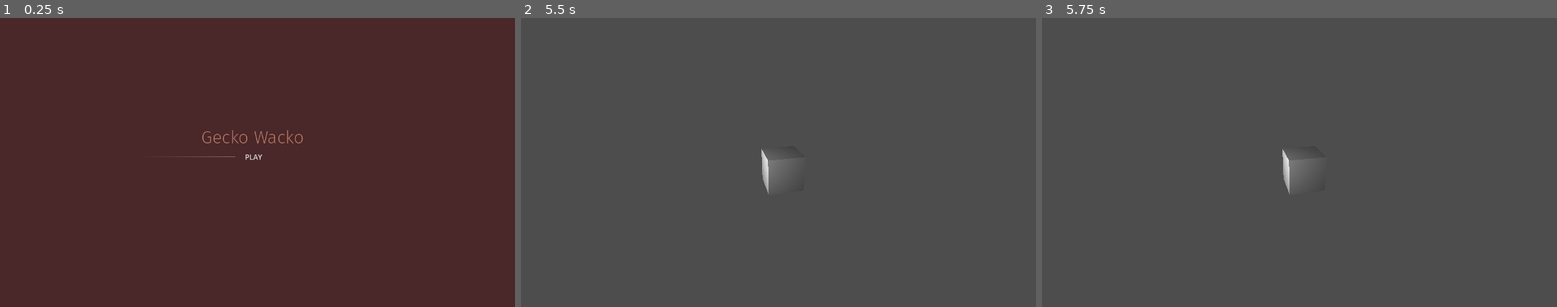
Above: before the commit, frames 1-3 (left to right).
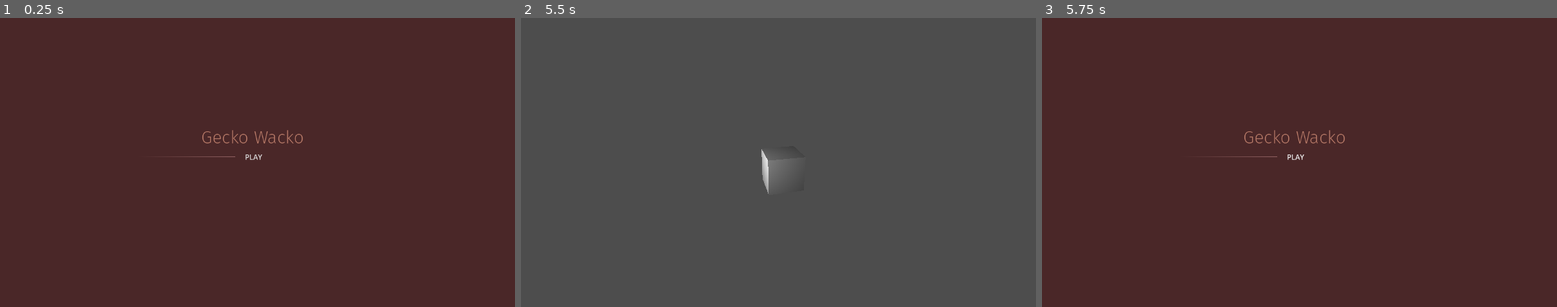
Above: after the commit, the same moments.

Repository: b10-jvz/GMTK-Game-Jam-2024
Game: Godot game, scene res://scenes/menus/home.tscn
Same seed, same stepped clock (60 frames per second), same inputs: the game is played once before the commit and once after it.
Inputs:
- Up to frame 1 (0.25 s): no input
- Up to frame 2 (5.5 s): click "PLAY" at 0.5 s; tap Enter at 1.25, 2.75, 4.25 s; tap Space at 2, 3.5, 5 s
- Up to frame 3 (5.75 s): no input

Frames 1-2 are identical in both runs. In frame 3, 100% of the frame differs, in the area x 0-100%, y 0-100%.

Commit message:
clean up and added scene helper class

Diff:
--- /dev/null
+++ b/gekkocrescsendo/scenes/levels/canyon.gd
@@ -0,0 +1,9 @@
+extends Node3D
+
+# Called when the node enters the scene tree for the first time.
+func _ready() -> void:
+	await SceneHelper.change_scenes(get_tree(), "res://scenes/menus/home.tscn", 5);
+
+# Called every frame. 'delta' is the elapsed time since the previous frame.
+func _process(delta: float) -> void:
+	pass;
--- a/gekkocrescsendo/scenes/levels/canyon.tscn
+++ b/gekkocrescsendo/scenes/levels/canyon.tscn
@@ -1,8 +1,11 @@
-[gd_scene load_steps=2 format=3 uid="uid://b67mmsuoiwtwo"]
+[gd_scene load_steps=3 format=3 uid="uid://b67mmsuoiwtwo"]
+
+[ext_resource type="Script" path="res://scenes/levels/canyon.gd" id="1_mfnee"]
 
 [sub_resource type="Environment" id="Environment_25ixr"]
 
 [node name="Canyon" type="Node3D"]
+script = ExtResource("1_mfnee")
 
 [node name="WorldEnvironment" type="WorldEnvironment" parent="."]
 environment = SubResource("Environment_25ixr")
--- a/gekkocrescsendo/scenes/menus/button.gd
+++ b/gekkocrescsendo/scenes/menus/button.gd
@@ -1,15 +1,4 @@
 extends Button
 
-
-# Called when the node enters the scene tree for the first time.
-func _ready() -> void:
-	pass # Replace with function body.
-
-
-# Called every frame. 'delta' is the elapsed time since the previous frame.
-func _process(delta: float) -> void:
-	pass
-
-
 func _on_pressed() -> void:
-	get_tree().change_scene_to_file("res://scenes/levels/canyon.tscn")# Replace with function body.
+	await SceneHelper.change_scenes(get_tree(), "res://scenes/levels/canyon.tscn");
--- /dev/null
+++ b/gekkocrescsendo/scripts/scene-helper.gd
@@ -0,0 +1,8 @@
+class_name SceneHelper
+
+# Countdown which returns the player in x seconds to the scene at path
+static func change_scenes(current_scene: SceneTree, path_to_scene: String, delay_in_seconds: float = 0) -> void:
+	for second in delay_in_seconds:
+		print("Changing scenes in %d seconds.." % (delay_in_seconds - second));
+		await current_scene.create_timer(1).timeout;
+	await current_scene.change_scene_to_file(path_to_scene);
